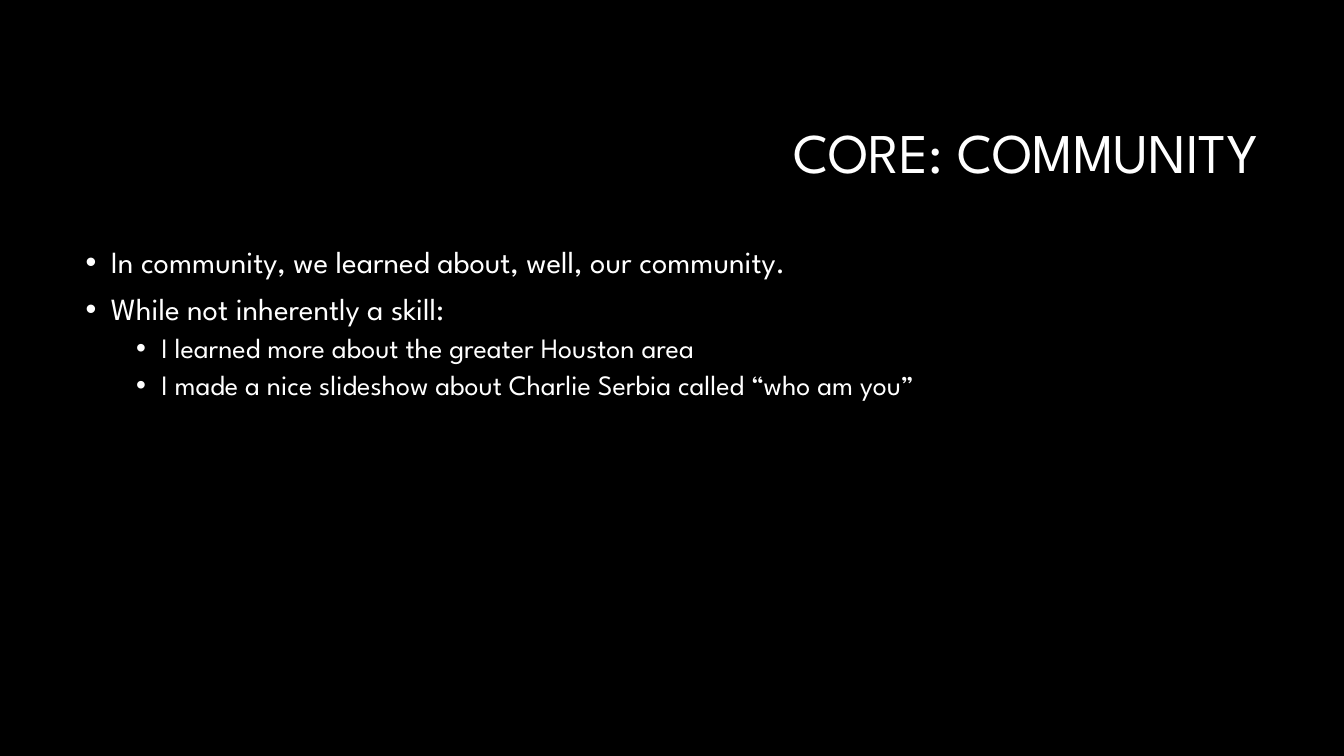
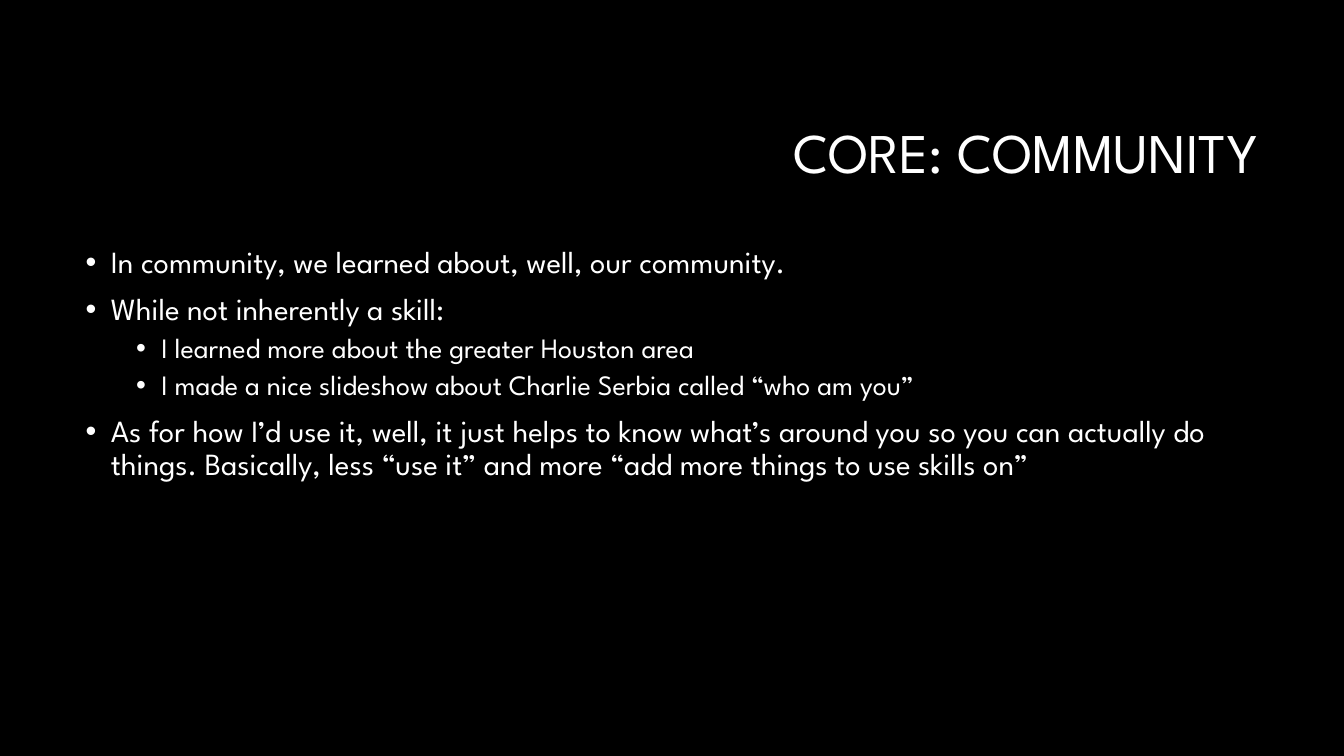
Before and after one commit to CTH-npitx/Presentations, a slide deck: slide 3 of Current Presentation/Spring 2026.pptx. Drawn at 1344x756 pixels with LibreOffice and Linux fonts; fonts in the diff are those of the drawing; background and template pictures are left out. Boxes give left, top, right and bottom in pixels: in the first picture for what was removed or moved away, otherwise in the second. Text is boxed around its words. In the diff, an @@ line names an element or a change of style, - is before the commit and + after.

```diff
--- a/Current Presentation/Spring 2026.pptx
+++ b/Current Presentation/Spring 2026.pptx
@@ text at (111,420,1204,482): paragraph added @@
+• As for how I’d use it, well, it just helps to know what’s around you so you can actually do things. Basically, less “use it” and more “add more things to use skills on”
```
